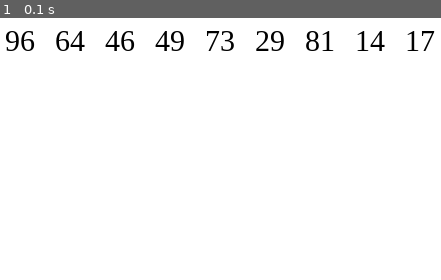
Above: before the commit, frame 1.
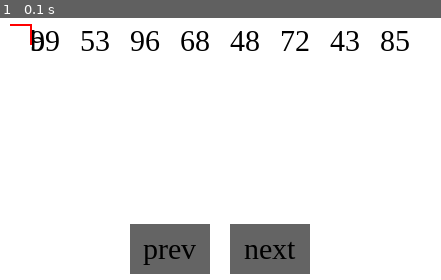
Above: after the commit, the same moment.

Repository: artialpha/Presenting-sorting
Game: pygame game, started from main.py
Same seed, same stepped clock (60 frames per second), same inputs: the game is played once before the commit and once after it.
Inputs:
- Up to frame 1 (0.1 s): no input

The runs differ from the first frame. In frame 1, 10% of the frame differs, in the area x 1-99%, y 2-98%.

Commit message:
bacis draw operations have been added

Diff:
--- a/Algorithm/QuickSort.py
+++ b/Algorithm/QuickSort.py
@@ -4,9 +4,10 @@
 
 class QuickSort(Sort):
 
-    def __init__(self, data):
+    def __init__(self, data, draw):
         super().__init__(data)
         self.pivot_index = len(data) - 1
+        self.draw = draw
 
     @classmethod
     def sort_data(cls, left_index, right_index, data):
@@ -15,7 +16,7 @@
 
         if left_index < right_index:
             pivot = cls.partition(left_index, right_index, data)
-
+            # here i draw li, ri, pivot, edges
             cls.sort_data(left_index, pivot-1, data)
             cls.sort_data(pivot+1, right_index, data)
 
--- a/Algorithm/Sort.py
+++ b/Algorithm/Sort.py
@@ -2,8 +2,8 @@
 
 
 class Sort:
-    def __init__(self):
-        pass
+    def __init__(self, data):
+        self.data = data
 
     @staticmethod
     def sort_data(*args):
--- /dev/null
+++ b/Window/Algs/QuickSortDraw.py
@@ -0,0 +1 @@
+from Algorithm import QuickSort
--- /dev/null
+++ b/Window/Button.py
@@ -0,0 +1,16 @@
+import pygame
+from Window.DrawObject import DrawObject
+
+
+class Button(DrawObject):
+
+    def __init__(self, width, height, x, y, text, window):
+        super().__init__(window, x, y, width, height)
+        self.text = self.FONT.render(str(text), True, self.BLACK)
+        self.window = window
+        self.rect = None
+
+    def draw_button(self):
+        self.rect = pygame.draw.rect(self.window, (100, 100, 100), (self.x, self.y, self.width, self.height), 0)
+        self.window.blit(self.text, (self.x + (self.width/2 - self.text.get_width()/2), self.y
+                                            + (self.height/2 - self.text.get_height()/2)))
--- a/Window/Draw.py
+++ b/Window/Draw.py
@@ -1,46 +1,54 @@
-import math
 import pygame
-pygame.init()
+import random
+from Window.ListToDraw import ListToDraw
+from Window.Button import Button
+from Window.Letter import Letter
+from Window.Edge import Edge
 
 
 class Draw:
     WHITE = (255, 255, 255)
-    BLACK = (0, 0, 0)
-    FONT = pygame.font.SysFont("Times New Roman", 30)
 
-    def __init__(self, width, height, lst):
+    def __init__(self, width, height, fps, velocity):
         self.width = width
         self.height = height
-        self.lst = lst
+        self.fps = fps
+        self.velocity = velocity
+
         self.window = None
-        self.list_display = None
+        self.draw_window()
 
-        number_of_digits = int(math.log10(max(lst)))+1
-        size_of_digit = self.FONT.size(str(number_of_digits))[0]
+        lst = random.sample(range(9, 100), 8)
+        self.list_to_display = ListToDraw(lst, self.window, self.width/2, self.height/4)
 
-        self.size_of_number = size_of_digit*number_of_digits
-        self.padding = 20
-        print(self.size_of_number, 'self.size_of_number')
-        self.space_for_number = self.size_of_number + self.padding
-        print(self.space_for_number, 'self.space_for_number')
+        # Buttons
+        self.padding_button = 10
+        self.button_next = Button(width=80, height=50, x=self.width/2 + self.padding_button, y=self.height*(3/4),
+                                  text="next", window=self.window)
+        self.button_prev = Button(width=80, height=50, x=self.width/2-80 - self.padding_button, y=self.height*(3/4),
+                                  text="prev", window=self.window)
 
-        self.draw_window()
-        self.prepare_list_display()
+        # letter
+        x, y = self.list_to_display[0][1]
+        self.letter = Letter(self.window, x, y, 'b')
+
+        #edge
+        self.edge = Edge(self.window, x, y, 2)
 
     def draw_window(self):
         self.window = pygame.display.set_mode((self.width, self.height))
         self.window.fill(self.WHITE)
 
-    def prepare_list_display(self):
-        x = (self.width - self.size_of_number) / 2
-        y = self.height / 4
+    def redraw_window(self):
+        self.list_to_display.display_list()
+        self.button_next.draw_button()
+        self.button_prev.draw_button()
+        self.letter.draw_letter()
+        self.edge.draw_edge(-20)
 
-        length_lst_half = int(len(self.lst) / 2)
 
-        #print(self.lst, x, y)
-        #print(self.FONT.size('5'))
-        list_cords = [(x + element*self.space_for_number, y) for element in range(-length_lst_half, length_lst_half+1)]
-        self.list_display = list(zip(self.lst, list_cords))
+
+
 
     '''
             display_list
@@ -50,10 +58,12 @@
             it returns a tuple (width, height)
             https://www.pygame.org/docs/ref/font.html#pygame.font.Font.size
     '''
-    def display_list(self):
-        for number, cords in self.list_display:
-            number_display = self.FONT.render(str(number), True, self.BLACK)
-            self.window.blit(number_display, cords)
 
-    def swap(self):
-        pass
+    def move(self, dt, fps, velocity):
+        distance = self.size_of_digit_y
+        for x in range(int(fps/velocity)):
+            #print(round(dt, 2), fps, self.size_of_digit_y*round(dt, 2)*velocity, fps/velocity)
+            self.list_display[0][1][1] += distance*round(dt, 2)*velocity
+            self.redraw_window()
+            pygame.display.update()
+        self.list_display[0][1][1] = round(self.list_display[0][1][1], 2)
--- /dev/null
+++ b/Window/DrawObject.py
@@ -0,0 +1,15 @@
+import pygame
+pygame.init()
+
+
+class DrawObject:
+    WHITE = (255, 255, 255)
+    BLACK = (0, 0, 0)
+    FONT = pygame.font.SysFont("Times New Roman", 30)
+
+    def __init__(self, window, x, y, width=0, height=0):
+        self.x = x
+        self.y = y
+        self.width = width
+        self.height = height
+        self.window = window
--- /dev/null
+++ b/Window/Edge.py
@@ -0,0 +1,14 @@
+import pygame
+from Window.DrawObject import DrawObject
+
+
+class Edge(DrawObject):
+    RED = (255, 0, 0)
+
+    def __init__(self, window, x, y, width):
+        super().__init__(window, x, y, width)
+
+    # positive direction goes right, negative left
+    def draw_edge(self, direction):
+        pygame.draw.line(self.window, self.RED, (self.x, self.y), (self.x+direction, self.y), self.width)
+        pygame.draw.line(self.window, self.RED, (self.x, self.y), (self.x, self.y+20), self.width)
--- /dev/null
+++ b/Window/Letter.py
@@ -0,0 +1,11 @@
+from Window.DrawObject import DrawObject
+
+
+class Letter(DrawObject):
+
+    def __init__(self, window, x, y, letter):
+        super().__init__(window, x, y)
+        self.letter = self.FONT.render(letter, True, self.BLACK)
+
+    def draw_letter(self):
+        self.window.blit(self.letter, [self.x, self.y])
--- /dev/null
+++ b/Window/ListToDraw.py
@@ -0,0 +1,50 @@
+import math
+from Window.DrawObject import DrawObject
+
+
+class ListToDraw(DrawObject):
+    def __init__(self, lst, window, x, y):
+        super().__init__(x=x, y=y, window=window)
+        self.lst = lst
+        self.list_display = None
+
+        number_of_digits = int(math.log10(max(lst)))+1
+        self.size_of_digit_x, self.size_of_digit_y = self.FONT.size(str(number_of_digits))
+
+        self.size_of_number = self.size_of_digit_x*number_of_digits
+        self.padding = 20
+        # print(self.size_of_number, 'self.size_of_number')
+        self.space_for_number = self.size_of_number + self.padding
+        # print(self.space_for_number, 'self.space_for_number')
+        self.cords = [100, 50]
+        self.prepare_list_display()
+        print(self.list_display)
+
+    def __getitem__(self, item):
+        return self.list_display[item]
+
+    def prepare_list_display(self):
+        width_window, height_window = self.window.get_size()
+
+        length_lst_half = (len(self.lst) / 2)
+        y = height_window / 4
+
+        if length_lst_half.is_integer():
+            length_lst_half = int(length_lst_half)
+            x = (width_window + self.padding) / 2
+
+            list_cords = [[x + element*self.space_for_number, y] for element in
+                          range(-length_lst_half, length_lst_half)]
+        else:
+            length_lst_half = int(length_lst_half)
+            x = (width_window - self.size_of_number) / 2
+
+            list_cords = [[x + element*self.space_for_number, y] for element in
+                          range(-length_lst_half, length_lst_half+1)]
+        self.list_display = list(zip(self.lst, list_cords))
+
+    def display_list(self):
+        self.window.fill(self.WHITE)
+        for number, cords in self.list_display:
+            number_display = self.FONT.render(str(number), True, self.BLACK)
+            self.window.blit(number_display, cords)
--- a/main.py
+++ b/main.py
@@ -1,29 +1,52 @@
+import pygame
+import time
 from Window.Draw import Draw
-import pygame
-import random
+pygame.init()
 
 
 def main():
+
     print("Hello World!")
+    clock = pygame.time.Clock()
+    fps = 50
+    prev_time = time.time()
+    velocity = 0.05
 
     run = True
-    black = (0, 0, 0)
     width = 600
     height = 400
 
-    lst = random.sample(range(10, 100), 9)
-    print(len(lst))
+    draw = Draw(width, height, fps, velocity)
+    while run:
+        draw.redraw_window()
+        pygame.display.update()
+        keys = pygame.key.get_pressed()
+        pos = pygame.mouse.get_pos()
 
-    draw = Draw(width, height, lst)
-    draw.display_list()
-    print(draw.list_display)
-
-    while run:
-        pygame.display.update()
+        # Limit framrate
+        # if fps=50 then for every second at most 50 frames should pass
+        clock.tick(fps)
+        # compute delta time
+        now = time.time()
+        dt = now - prev_time
+        prev_time = now
 
         for event in pygame.event.get():
             if event.type == pygame.QUIT:
                 run = False
+            elif event.type == pygame.KEYDOWN:
+                if event.key == pygame.K_UP:
+                    print("click!!!!!!!!!!!!!!!!!!!!!!!!!!!!")
+                    draw.move(dt, fps, velocity)
+                    print(draw.size_of_digit_y)
+                    print(draw.list_display)
+            elif event.type == pygame.MOUSEBUTTONDOWN:
+                if event.button == 1:
+                    # Use event.pos or pg.mouse.get_pos().
+                    if draw.button_next.rect.collidepoint(event.pos):
+                        print('next clicked', draw.button_next.rect)
+                    if draw.button_prev.rect.collidepoint(event.pos):
+                        print('prev clicked')
 
 
 if __name__ == "__main__":
